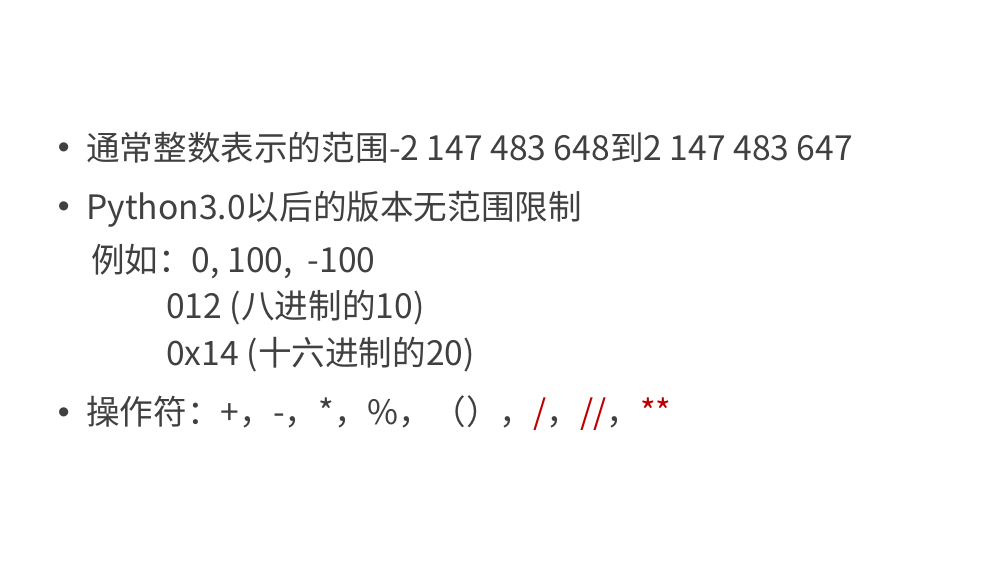
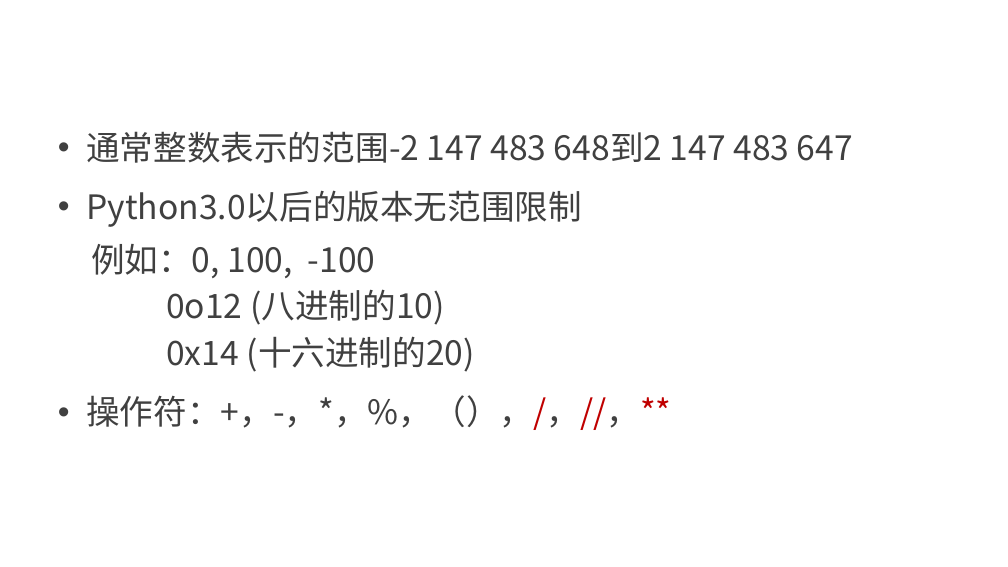
Before and after one commit to edu2act/course-computerIntroduction, a slide deck: slide 54 of materials/slides/ch03.pptx. Drawn at 1008x567 pixels with LibreOffice and Linux fonts; fonts in the diff are those of the drawing; background and template pictures are left out. Boxes give left, top, right and bottom in pixels: in the first picture for what was removed or moved away, otherwise in the second. Text is boxed around its words. In the diff, an @@ line names an element or a change of style, - is before the commit and + after.

```diff
--- a/materials/slides/ch03.pptx
+++ b/materials/slides/ch03.pptx
@@ text at [166,289,445,325]: text changed @@
-  012 (八进制的10)
+  0o12 (八进制的10)
```
Also in this commit, not shown: 4 other slides changed, 1 other file.
